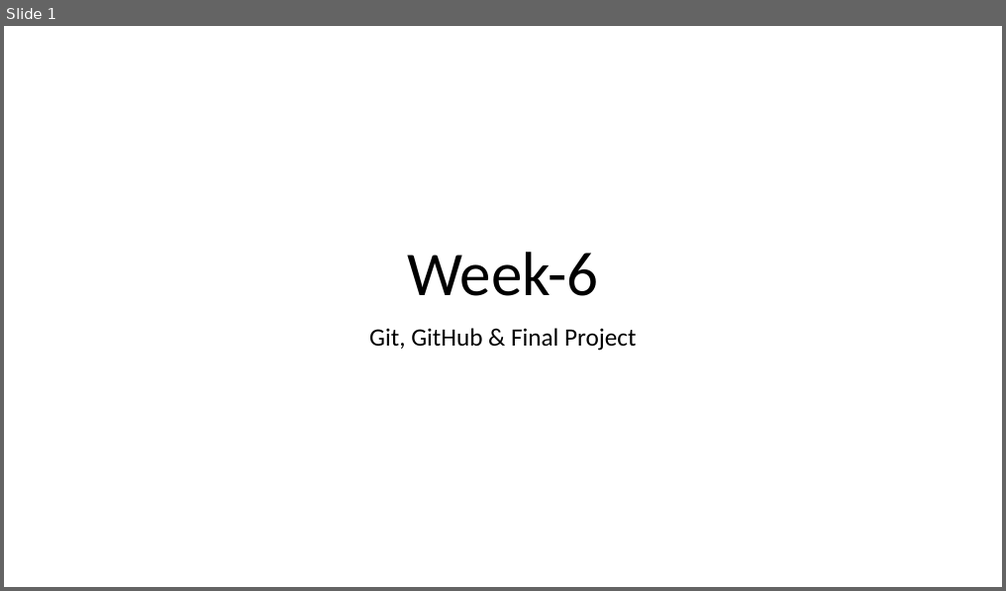
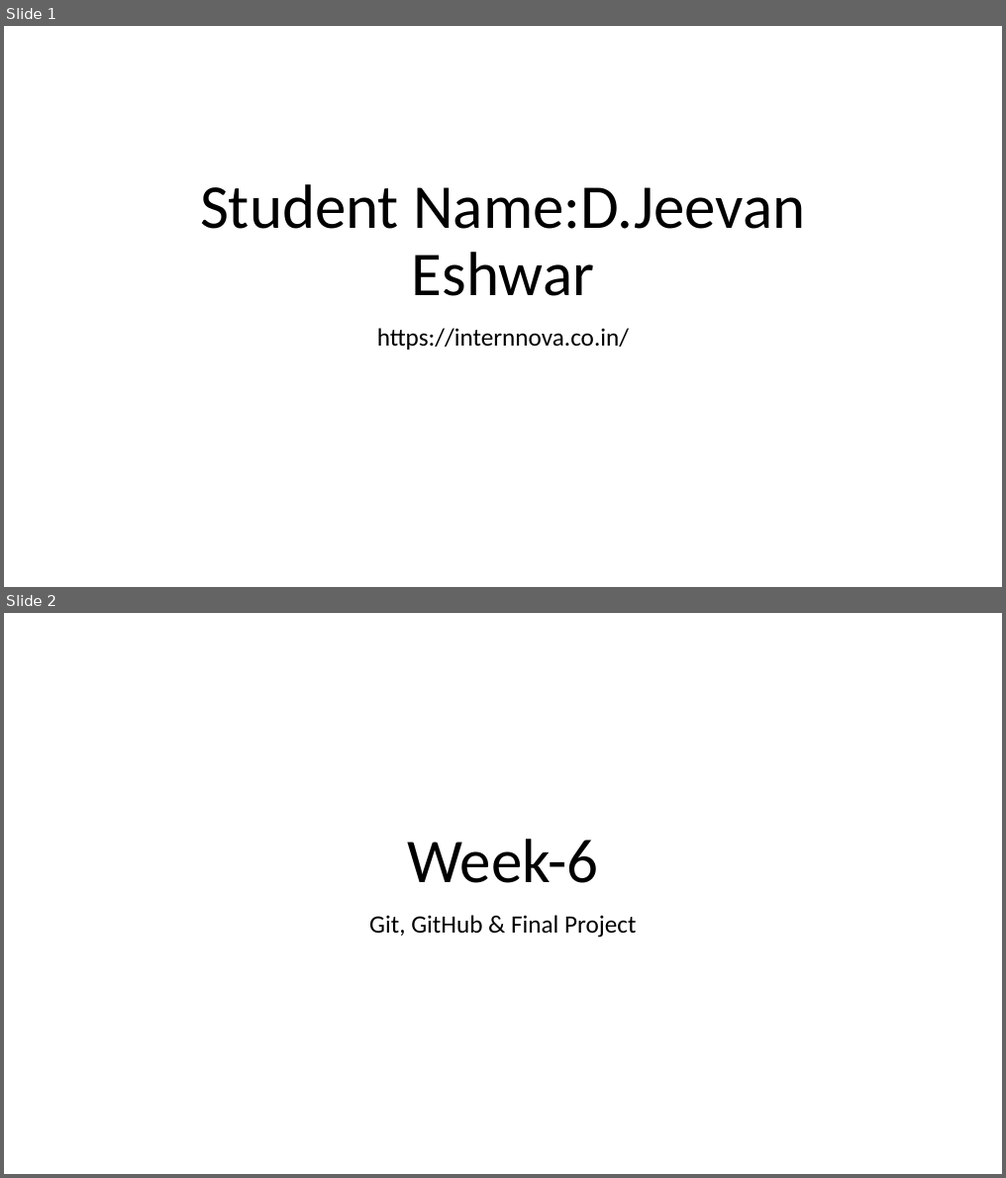
Before and after one commit to jeevaneshwar22-dev/Internova-Internship, a slide deck: Week-6.pptx. Shown one above the other, each under a label of ours: slide 1 before the commit, slides 1 and 2 after it. The pictures are 1006x591 and 1006x1178 pixels, drawn with LibreOffice and Linux fonts; fonts in the diff are those of the drawing. Boxes give left, top, right and bottom in pixels: in the first picture for what was removed or moved away, otherwise in the second. Text is boxed around its words. In the diff, an @@ line names an element or a change of style, - is before the commit and + after.

Commit message:
Changed pptx

```diff
--- a/Week-6.pptx
+++ b/Week-6.pptx
@@ slide 1 added at [4, 26, 1002, 587], background #FFFFFF @@
@@ title added at [200, 184, 805, 296], 60 pt, text #000000 @@
+Student Name:D.Jeevan Eshwar
@@ subtitle added at [377, 328, 629, 350], 24 pt, text #000000 @@
+https://internnova.co.in/
@@ what was slide 1 is now slide 2 @@
```
Also in this commit, not shown: 7 other files.
